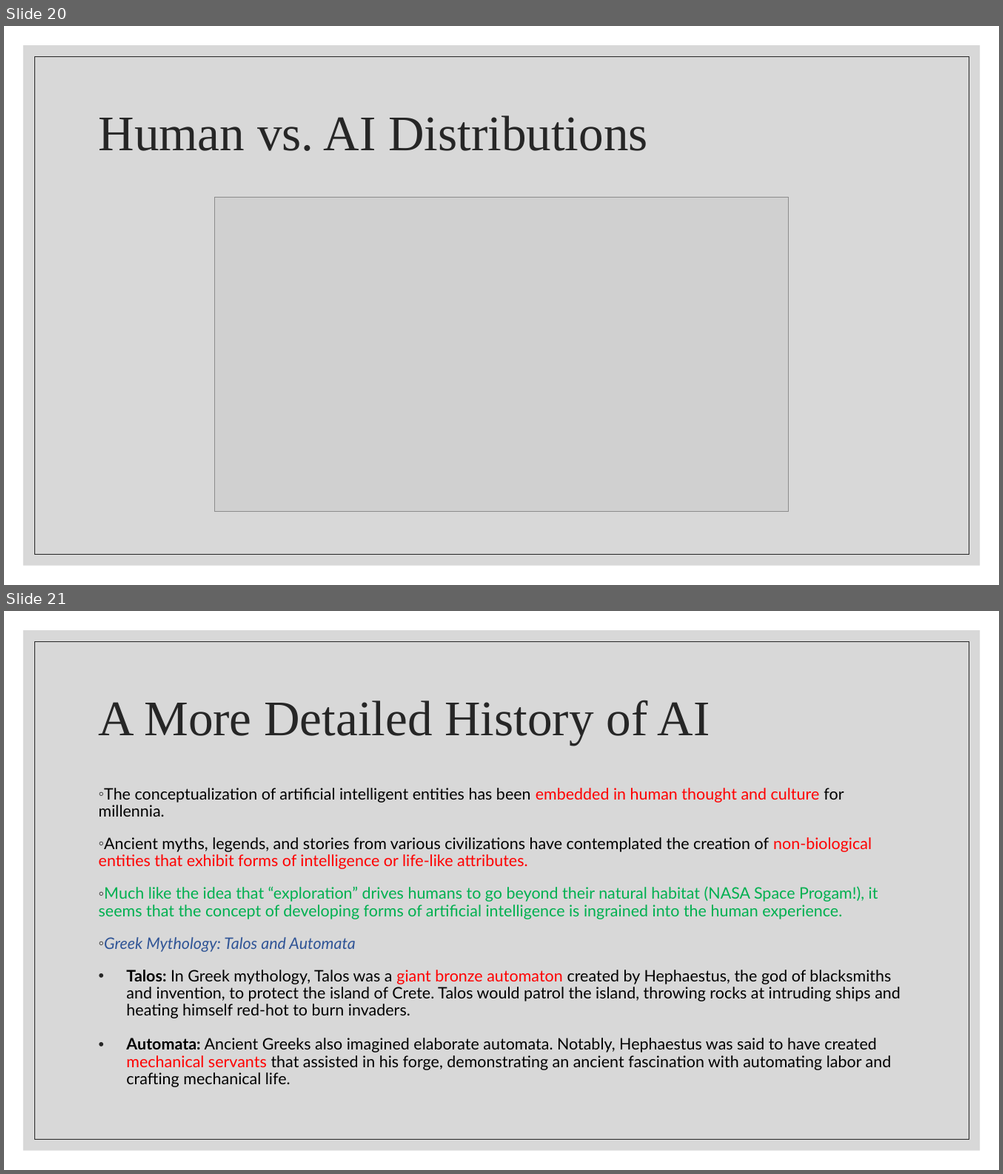
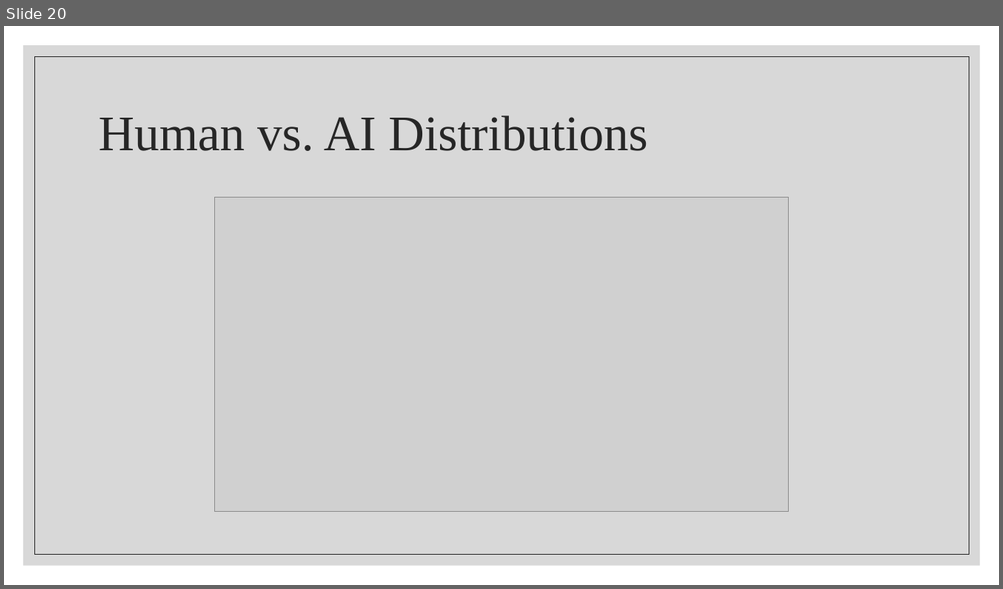
Before and after one commit to wutmeownow/phys441, a slide deck: JupyterNotebooks/LLS/Lecture2.pptx. Shown one above the other, each under a label of ours: slides 20 and 21 before the commit, slide 20 after it. The pictures are 1003x1174 and 1003x589 pixels, drawn with LibreOffice and Linux fonts; fonts in the diff are those of the drawing; grey boxes stand for pictures. Boxes give left, top, right and bottom in pixels: in the first picture for what was removed or moved away, otherwise in the second. Text is boxed around its words. In the diff, an @@ line names an element or a change of style, - is before the commit and + after.

```diff
--- a/JupyterNotebooks/LLS/Lecture2.pptx
+++ b/JupyterNotebooks/LLS/Lecture2.pptx
@@ slide 21 removed at (x1=4, y1=611, x2=999, y2=1170), background #FFFFFF; not listed: 2 template elements that a slide beside it also shows @@
@@ title removed at (x1=99, y1=700, x2=710, y2=744) @@
-A More Detailed History of AI
@@ text removed at (x1=99, y1=788, x2=900, y2=1088) @@
-◦ The conceptualization of artificial intelligent entities has been embedded in human thought and culture for millennia.
-◦ Ancient myths, legends, and stories from various civilizations have contemplated the creation of non-biological entities that exhibit forms of intelligence or life-like attributes.
-◦ Much like the idea that “exploration” drives humans to go beyond their natural habitat (NASA Space Progam!), it seems that the concept of developing forms of artificial intelligence is ingrained into the human experience.
-◦ Greek Mythology: Talos and Automata
-• Talos: In Greek mythology, Talos was a giant bronze automaton created by Hephaestus, the god of blacksmiths and invention, to protect the island of Crete. Talos would patrol the island, throwing rocks at intruding ships and heating himself red-hot to burn invaders.
-• Automata: Ancient Greeks also imagined elaborate automata. Notably, Hephaestus was said to have created mechanical servants that assisted in his forge, demonstrating an ancient fascination with automating labor and crafting mechanical life.
```
Also in this commit, not shown: 23 other slides removed, 2 other files.
